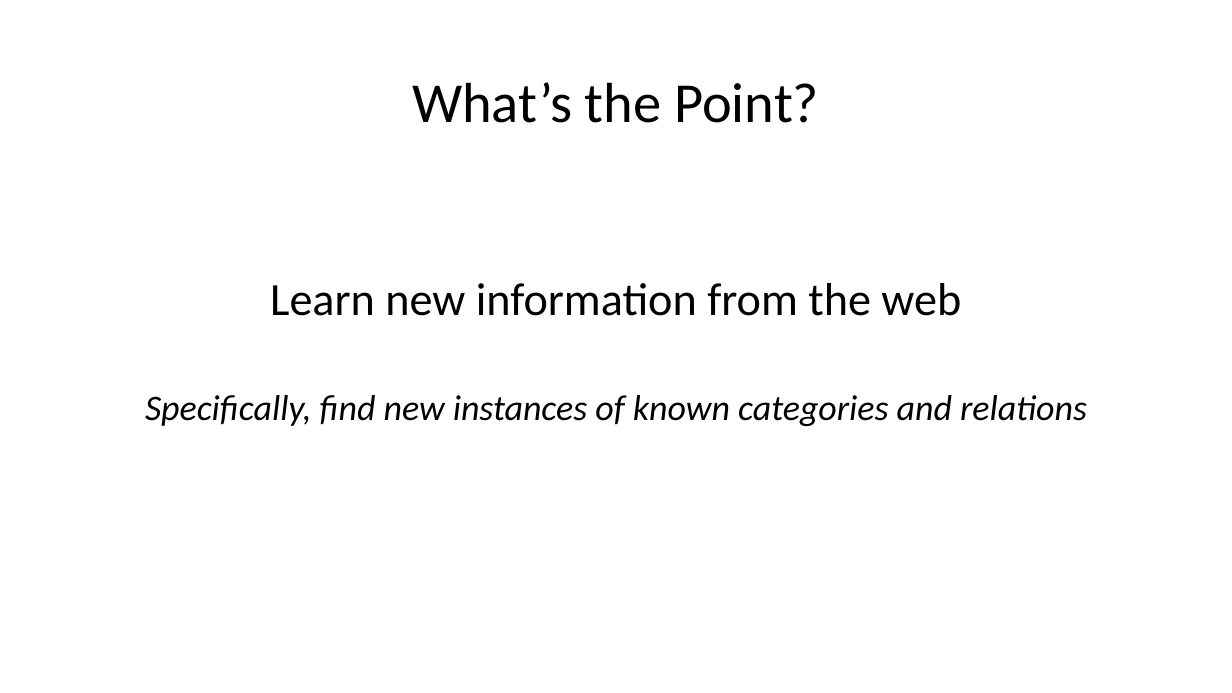
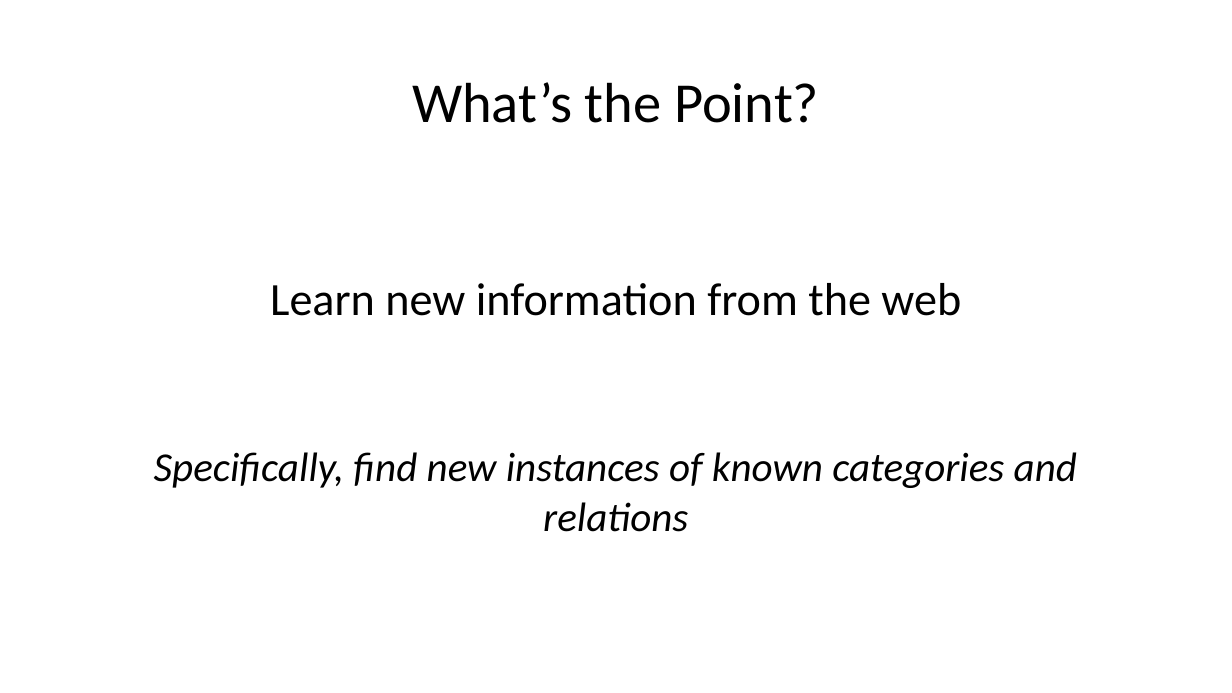
Before and after one commit to aritter/aritter.github.io, a slide deck: slide 3 of courses/slides/carlson2010_presentation.pptx (slide 2 before the commit). Drawn at 1232x693 pixels with LibreOffice and Linux fonts; fonts in the diff are those of the drawing. Boxes give left, top, right and bottom in pixels: in the first picture for what was removed or moved away, otherwise in the second. Text is boxed around its words. In the diff, an @@ line names an element or a change of style, - is before the commit and + after.

```diff
--- a/courses/slides/carlson2010_presentation.pptx
+++ b/courses/slides/carlson2010_presentation.pptx
@@ text at box(145, 395, 1087, 426): paragraph removed @@
-Specifically, find new instances of known categories and relations
@@ text added at box(154, 452, 1077, 532), 32 pt, text #000000, italic @@
+Specifically, find new instances of known categories and relations
```
Also in this commit, not shown: 6 other slides changed, 3 slides added.
